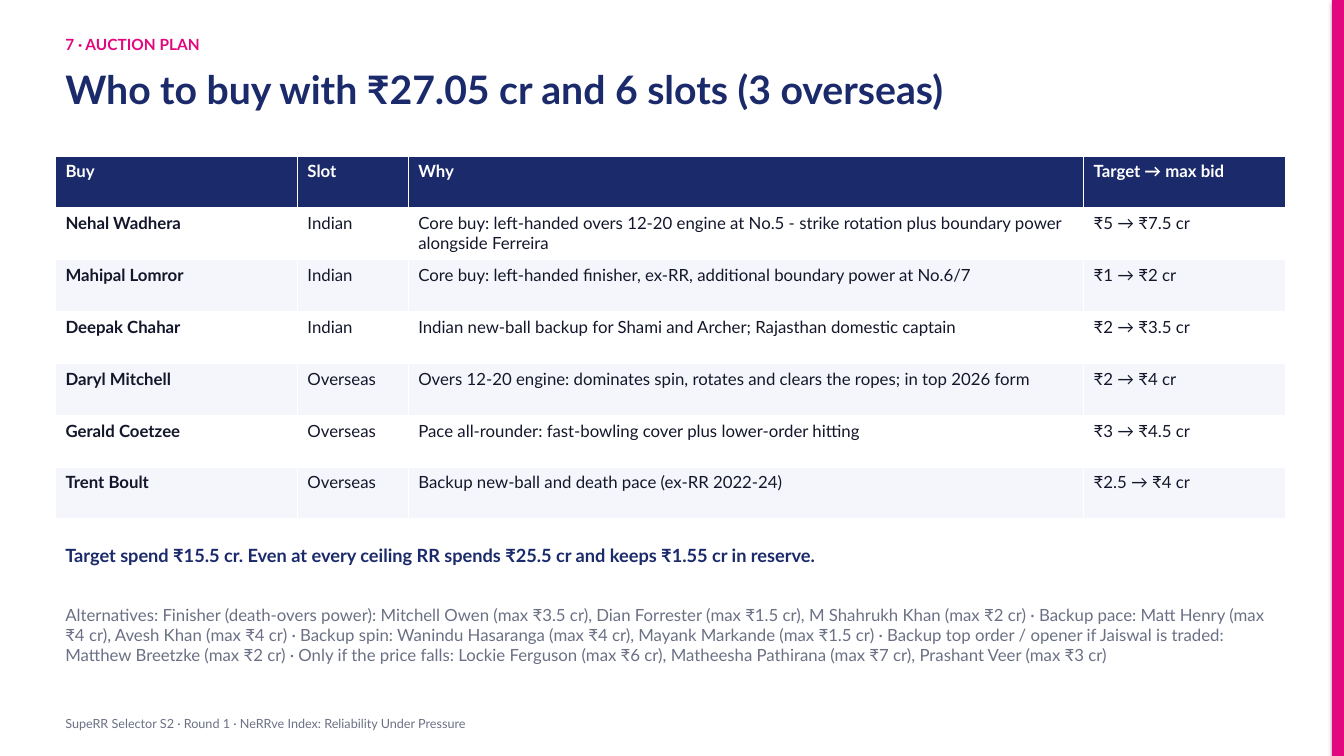
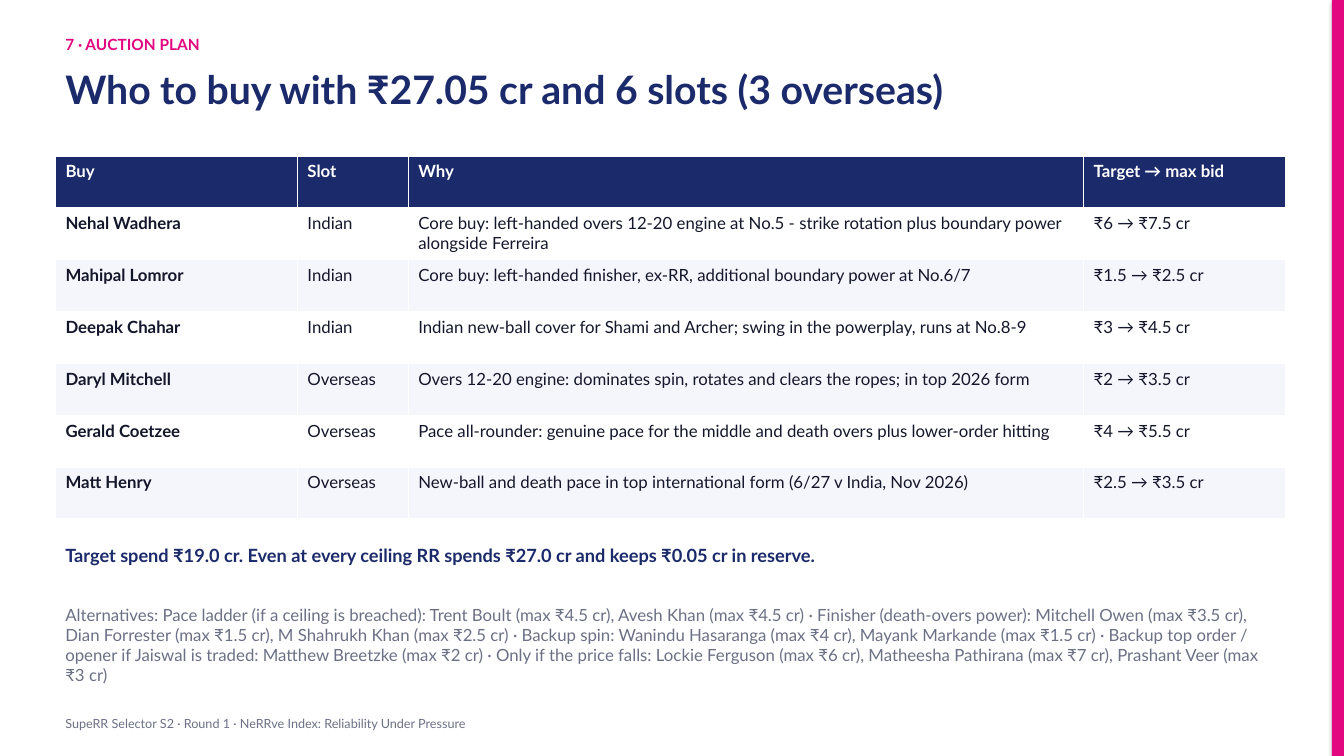
Before and after one commit to KoduruChandrasekhar/RRAuction-, a slide deck: slide 12 of submission/NeRRve_Deck.pptx. Drawn at 1344x756 pixels with LibreOffice and Linux fonts; fonts in the diff are those of the drawing. Boxes give left, top, right and bottom in pixels: in the first picture for what was removed or moved away, otherwise in the second. Text is boxed around its words. In the diff, an @@ line names an element or a change of style, - is before the commit and + after.

```diff
--- a/submission/NeRRve_Deck.pptx
+++ b/submission/NeRRve_Deck.pptx
@@ table at box(55, 156, 1286, 519) @@
-row 2, column 4: ₹5 → ₹7.5 cr
+row 2, column 4: ₹6 → ₹7.5 cr
-row 3, column 4: ₹1 → ₹2 cr
+row 3, column 4: ₹1.5 → ₹2.5 cr
-row 4, column 3: Indian new-ball backup for Shami and Archer; Rajasthan domestic captain
+row 4, column 3: Indian new-ball cover for Shami and Archer; swing in the powerplay, runs at No.8-9
-row 4, column 4: ₹2 → ₹3.5 cr
+row 4, column 4: ₹3 → ₹4.5 cr
-row 5, column 4: ₹2 → ₹4 cr
+row 5, column 4: ₹2 → ₹3.5 cr
-row 6, column 3: Pace all-rounder: fast-bowling cover plus lower-order hitting
+row 6, column 3: Pace all-rounder: genuine pace for the middle and death overs plus lower-order hitting
-row 6, column 4: ₹3 → ₹4.5 cr
+row 6, column 4: ₹4 → ₹5.5 cr
-row 7: Trent Boult | Overseas | Backup new-ball and death pace (ex-RR 2022-24) | ₹2.5 → ₹4 cr
+row 7: Matt Henry | Overseas | New-ball and death pace in top international form (6/27 v India, Nov 2026) | ₹2.5 → ₹3.5 cr
@@ text at box(65, 548, 815, 566): text changed @@
-Target spend ₹15.5 cr. Even at every ceiling RR spends ₹25.5 cr and keeps ₹1.55 cr in reserve.
+Target spend ₹19.0 cr. Even at every ceiling RR spends ₹27.0 cr and keeps ₹0.05 cr in reserve.
@@ text at box(65, 608, 1258, 683): text changed @@
-Alternatives: Finisher (death-overs power): Mitchell Owen (max ₹3.5 cr), Dian Forrester (max ₹1.5 cr), M Shahrukh Khan (max ₹2 cr) · Backup pace: Matt Henry (max ₹4 cr), Avesh Khan (max ₹4 cr) · Backup spin: Wanindu Hasaranga (max ₹4 cr), Mayank Markande (max ₹1.5 cr) · Backup top order / opener if Jaiswal is traded: Matthew Breetzke (max ₹2 cr) · Only if the price falls: Lockie Ferguson (max ₹6 cr), Matheesha Pathirana (max ₹7 cr), Prashant Veer (max ₹3 cr)
+Alternatives: Pace ladder (if a ceiling is breached): Trent Boult (max ₹4.5 cr), Avesh Khan (max ₹4.5 cr) · Finisher (death-overs power): Mitchell Owen (max ₹3.5 cr), Dian Forrester (max ₹1.5 cr), M Shahrukh Khan (max ₹2.5 cr) · Backup spin: Wanindu Hasaranga (max ₹4 cr), Mayank Markande (max ₹1.5 cr) · Backup top order / opener if Jaiswal is traded: Matthew Breetzke (max ₹2 cr) · Only if the price falls: Lockie Ferguson (max ₹6 cr), Matheesha Pathirana (max ₹7 cr), Prashant Veer (max ₹3 cr)
```
Also in this commit, not shown: 7 other slides changed, 7 other files.
